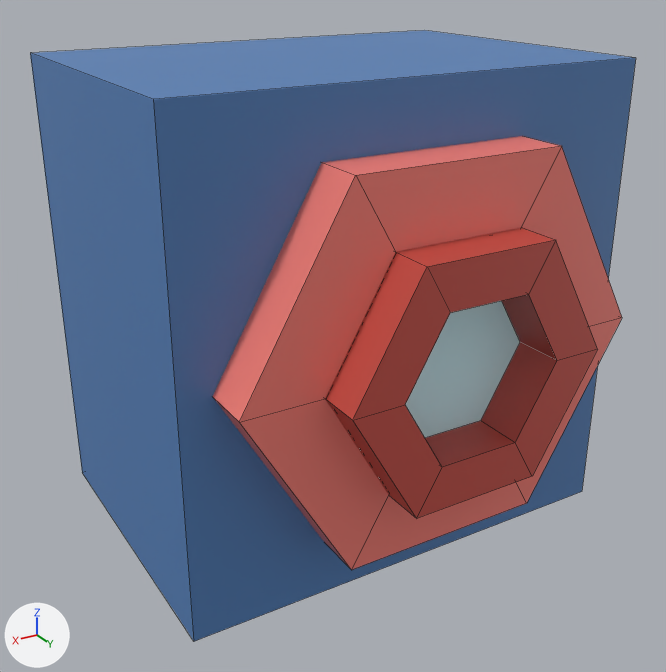
One commit to the FBX model Unity/AGA/Assets/Game/CastleGenerator/T1.Omino/FBX/CastleChunks/P1x1.003.fbx: the scene before it, then after it.
Before and after are seen from a 50 mm lens placed at (1.96, 12.33, 90.43), pointed at (0.07, 9.16, 88.85). Lighting does not change. The marker at lower left points along +X, +Y and +Z. Mesh edges are drawn as thin lines. Where no turn or scale is listed for an object, it has been applied to the vertices.
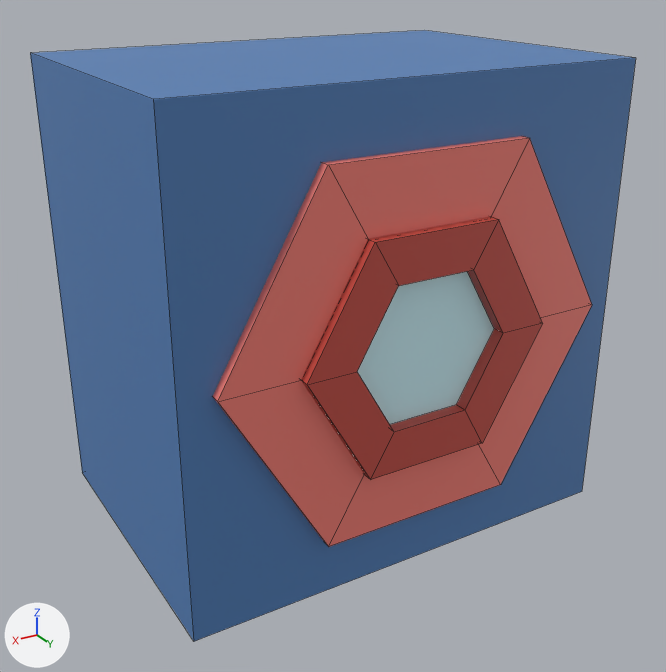
Pixel boxes (x1, y1, x2, y2) of what changed, in the pictures (666 x 672 px):
'Cylinder.005', reshaped (7% narrower)
    before: (213, 136, 622, 570)
    after: (213, 136, 592, 547)
'Cylinder.004', reshaped (11% narrower, 9% shorter)
    before: (325, 228, 597, 518)
    after: (301, 217, 543, 480)

The change in detail:
me_cylinder_004 has 24 vertices, 20 faces and spans x -0.549..0.549, y -0.549..0.549, z -0.476..0.476.
me_cylinder_004 is used by ob_cylinder_004; location (-0.002, 9.538, 88.996).
me_cylinder_004 part 1: all 18 vertices in x -0.549..0.549, y 0.348..0.549, z -0.476..0.476 are scaled about their middle by (1, 0.279, 1), then moved by (0.0, -0.228, 0.0).
me_cylinder_005 has 24 vertices, 20 faces and spans x -0.87..0.87, y -0.87..0.87, z -0.75..0.75.
me_cylinder_005 is used by ob_cylinder_005; location (-0.002, 9.04, 88.996).
me_cylinder_005 part 2: all 12 vertices in x -0.87..0.87, y 0.87, z -0.75..0.75 are moved by (0.0, -0.17, 0.0).
